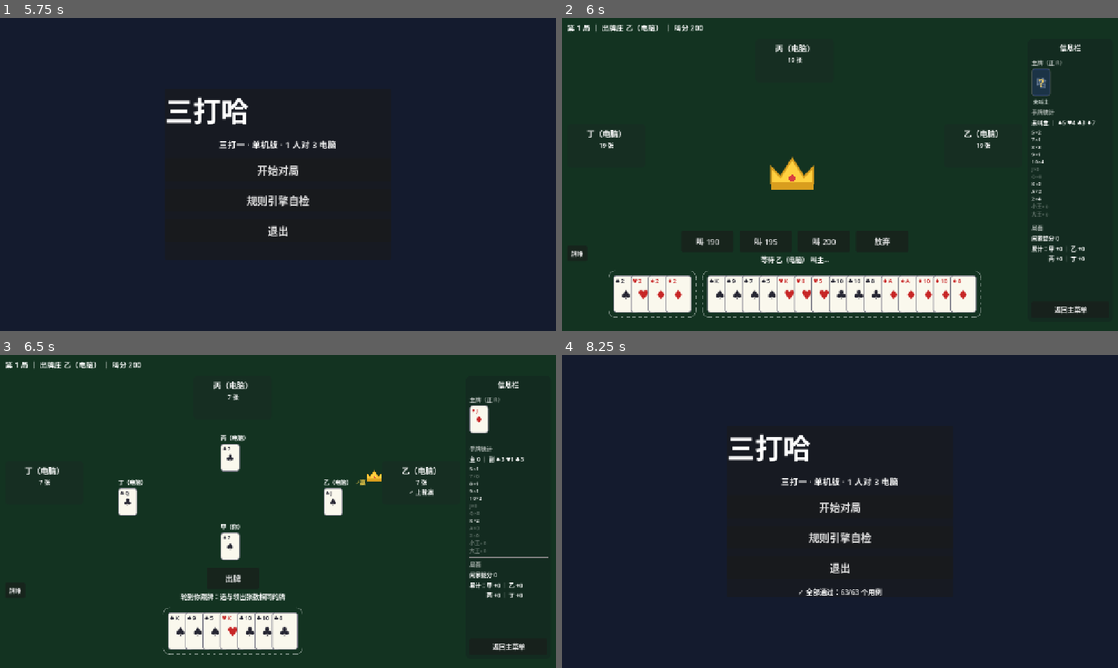
Above: before the commit, frames 1-4 (two rows, left to right).
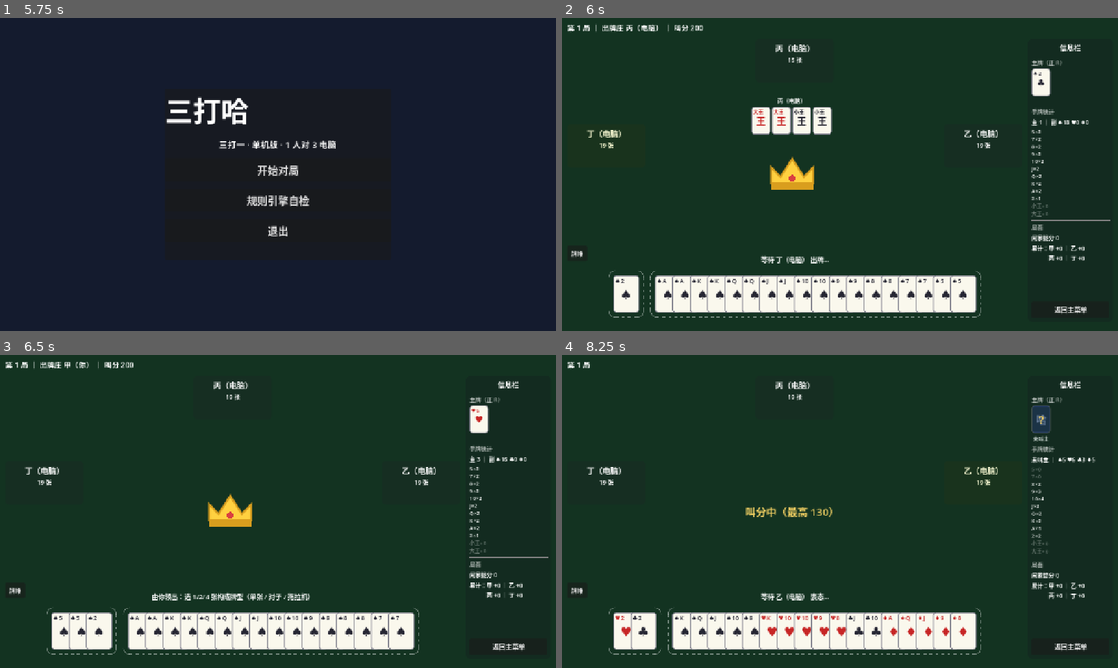
Above: after the commit, the same moments.

Repository: longy1/three-beat-one
Game: Godot game, scene res://scene/main_menu.tscn
The game is run twice, just before and just after one commit, with the same random seed, the same clock (stepped at 60 frames per second) and the same inputs.
Inputs (mouse positions are in pixels of both pictures, inside the frame that each line leads up to):
- Up to frame 1 (5.75 s): click "开始对局" at 0.5 s; click "叫 135" at 1.25 s; click "返回主菜单" at 2 s; click "开始对局" at 2.75 s; click "叫 140" at 3.5 s; click "牌堆" at 4.25 s; click "返回主菜单" at 5 s
- Up to frame 2 (6 s): click "规则引擎自检" at 5.75 s
- Up to frame 3 (6.5 s): no input
- Up to frame 4 (8.25 s): click "出牌" (after the commit: "返回主菜单") at 6.5 s; click "返回主菜单" at 7.25 s; click (578, 589) at 8 s, where only the run after the commit has a clickable "牌堆"

Frame 1 is identical in both runs. In frame 2, 4.2% of the frame differs, in the area x 4-99%, y 2-96%; in frame 3, 8.8%; in frame 4, 31%, in the area x 0-96%, y 1-96%.

Commit message:
test: 组件用例套件（CardWidget/SeatPanel/InfoSidebar/UiStyle/绘制组件/接线）+ 主流程用例（自己叫主、其它叫主两条端到端）；AGENTS.md 第 7 章同步

Diff:
--- a/script/main_menu.gd
+++ b/script/main_menu.gd
@@ -13,6 +13,8 @@
 	preload("res://test/test_appendix_a.gd"),
 	preload("res://test/test_game.gd"),
 	preload("res://test/test_ai_policy.gd"),
+	preload("res://test/test_components.gd"),
+	preload("res://test/test_flow.gd"),
 	preload("res://test/test_ui.gd"),
 ]
 
--- a/test/run_tests.gd
+++ b/test/run_tests.gd
@@ -14,6 +14,8 @@
 	preload("res://test/test_appendix_a.gd"),
 	preload("res://test/test_game.gd"),
 	preload("res://test/test_ai_policy.gd"),
+	preload("res://test/test_components.gd"),
+	preload("res://test/test_flow.gd"),
 	preload("res://test/test_ui.gd"),
 ]
 
--- /dev/null
+++ b/test/test_components.gd
@@ -0,0 +1,161 @@
+extends RefCounted
+## 组件用例：各可复用 UI 组件的功能与关联（AGENTS.md 第 7 章）。
+## 组件自带统一尺寸/样式，实例只定位——改组件一处全部生效（规范见第 6 章）。
+
+
+## CardWidget：正面角标/花色、红黑着色、牌背、翻面
+func test_card_widget_face(test) -> void:
+	var spade_k := CardWidget.create(Card.new(Card.Suit.SPADE, Card.RANK_K), true)
+	var texts: Array[String] = []
+	for c in spade_k.get_children():
+		if c is Label:
+			texts.append(c.text)
+	test.check("♠K" in texts, "角标显示花色+点数")
+	test.check("♠" in texts, "中心显示花色符号")
+	# 黑桃着黑色、红桃着红色（label modulate）
+	var black_ok := true
+	for c in spade_k.get_children():
+		if c is Label and c.modulate.r > 0.5:
+			black_ok = false
+	test.check(black_ok, "黑桃着黑色")
+	var heart := CardWidget.create(Card.new(Card.Suit.HEART, Card.RANK_9), true)
+	var heart_red := false
+	for c in heart.get_children():
+		if c is Label and c.modulate.r > 0.5:
+			heart_red = true
+	test.check(heart_red, "红桃着红色")
+	# 大王着红色（约定）
+	var big_joker := CardWidget.create(Card.new(Card.Suit.JOKER, Card.RANK_BIG_JOKER), true)
+	var joker_red := false
+	for c in big_joker.get_children():
+		if c is Label and c.modulate.r > 0.5:
+			joker_red = true
+	test.check(joker_red, "大王着红色")
+
+
+## CardWidget：牌背与翻面
+func test_card_widget_back(test) -> void:
+	var w := CardWidget.create(Card.new(Card.Suit.SPADE, Card.RANK_A), true)
+	w.set_face_up(false)
+	var texts: Array[String] = []
+	for c in w.get_children():
+		if c is Label:
+			texts.append(c.text)
+	test.check("哈" in texts, "牌背显示哈字")
+	var hidden := CardWidget.create(null, false)  # card=null 也走背面
+	var hidden_ok := hidden.get_child_count() > 0
+	test.check(hidden_ok, "null 牌安全渲染背面")
+
+
+## SeatPanel：统一尺寸、信息更新、悬停信号携带座位号
+func test_seat_panel_component(test) -> void:
+	var tree: SceneTree = Engine.get_main_loop()
+	var panel: SeatPanel = load("res://scene/seat_panel.tscn").instantiate()
+	tree.root.add_child(panel)
+	await tree.process_frame
+	# 组件自带统一尺寸（规范：实例只定位）
+	test.eq(panel.custom_minimum_size, Vector2(180, 100), "组件自带 180×100")
+	panel.setup(3)
+	panel.set_info("丁（电脑）", "17 张", "叫 135")
+	test.eq(panel.get_node("VBox/NameLabel").text, "丁（电脑）", "姓名更新")
+	test.eq(panel.get_node("VBox/CountLabel").text, "17 张", "牌数更新")
+	test.eq(panel.get_node("VBox/StatusLabel").text, "叫 135", "状态更新")
+	panel.set_highlight(true)
+	test.check(panel.modulate.r > 1.0, "高亮态")
+	panel.set_highlight(false)
+	test.check(panel.modulate == Color.WHITE, "非高亮恢复")
+	# 悬停信号携带注入的座位号
+	var got := [-1]
+	panel.pile_hovered.connect(func(s: int): got[0] = s)
+	panel.mouse_entered.emit()
+	test.eq(got[0], 3, "悬停信号携带座位号")
+	panel.queue_free()
+	await tree.process_frame
+
+
+## InfoSidebar：统计行（含灰显）、局面、主牌展示、菜单信号
+func test_info_sidebar_component(test) -> void:
+	var tree: SceneTree = Engine.get_main_loop()
+	var sb: InfoSidebar = load("res://scene/info_sidebar.tscn").instantiate()
+	tree.root.add_child(sb)
+	await tree.process_frame
+	sb.update_stats("主 3 ｜ 副 ♥2 ♣1", [["5×1", true], ["大王×0", false]])
+	test.eq(sb.get_node("VBox/MainLabel").text, "主 3 ｜ 副 ♥2 ♣1", "主副行更新")
+	var grid: GridContainer = sb.get_node("VBox/RankGrid")
+	test.eq(grid.get_child_count(), 2, "点数行数")
+	test.check(grid.get_child(0).modulate.a > 0.9, "有牌行正常显示")
+	test.check(grid.get_child(1).modulate.a < 0.6, "无牌行灰显")
+	sb.set_state("闲家捉分 45", "累计：甲 +3")
+	test.eq(sb.get_node("VBox/CapturedLabel").text, "闲家捉分 45", "捉分行")
+	test.eq(sb.get_node("VBox/CumulativeLabel").text, "累计：甲 +3", "累计行")
+	# 主牌展示：未叫主态 → 问号+注字；叫主后 → 正 R 牌面
+	sb.set_trump(null)
+	var stack: VBoxContainer = sb.get_node("VBox/TrumpRow/TrumpStack")
+	test.check("未叫主" in stack.get_node("TrumpStateLabel").text, "未叫主注字")
+	var slot: Control = stack.get_node("TrumpSlot")
+	var has_back := false
+	for c in slot.get_children():
+		if c is CardWidget and c.card == null:
+			has_back = true
+	test.check(has_back, "未叫主显示牌背")
+	sb.set_trump(Card.new(Card.Suit.SPADE, Card.RANK_9))
+	var has_trump := false
+	for c in slot.get_children():
+		if c is CardWidget and c.card != null and c.card.rank == Card.RANK_9:
+			has_trump = true
+	test.check(has_trump, "叫主后显示正 R 牌面")
+	# 菜单信号
+	var menu_pressed := [false]
+	sb.menu_pressed.connect(func(): menu_pressed[0] = true)
+	sb.get_node("VBox/MenuButton").pressed.emit()
+	test.check(menu_pressed[0], "主菜单信号转发")
+	sb.queue_free()
+	await tree.process_frame
+
+
+## UiStyle：按钮四向内边距 = 字号/2（半字号留空规范）
+func test_ui_style_button_padding(test) -> void:
+	var b := Button.new()
+	b.add_theme_font_size_override("font_size", 18)
+	UiStyle.pad_button(b)
+	var sb: StyleBox = b.get_theme_stylebox("normal")
+	test.eq(sb.content_margin_left, 9.0, "左留空 = 半字号")
+	test.eq(sb.content_margin_top, 9.0, "上留空 = 半字号")
+	test.eq(sb.content_margin_right, 9.0, "右留空 = 半字号")
+	test.eq(sb.content_margin_bottom, 9.0, "下留空 = 半字号")
+	b.free()
+
+
+## 程序化绘制组件：设置尺寸后绘制流程不崩
+func test_drawn_components(test) -> void:
+	var tree: SceneTree = Engine.get_main_loop()
+	var crown := CrownBadge.new()
+	crown.size = Vector2(24, 18)
+	tree.root.add_child(crown)
+	var frame := DashedRoundedFrame.new()
+	frame.size = Vector2(100, 80)
+	tree.root.add_child(frame)
+	var tiny := DashedRoundedFrame.new()
+	tiny.size = Vector2(4, 4)  # 小于 2× 圆角半径，_draw 早退分支
+	tree.root.add_child(tiny)
+	await tree.process_frame
+	test.eq(crown.size, Vector2(24, 18), "皇冠尺寸")
+	test.check(frame.corner_radius > 0, "虚线框圆角参数")
+	crown.queue_free()
+	frame.queue_free()
+	tiny.queue_free()
+	await tree.process_frame
+
+
+## 关联：牌桌控制器中三块 SeatPanel 实例的座位号注入正确
+func test_table_seat_wiring(test) -> void:
+	var tree: SceneTree = Engine.get_main_loop()
+	var table = load("res://scene/game_table.tscn").instantiate()
+	tree.root.add_child(table)
+	await tree.process_frame
+	await tree.process_frame
+	test.eq(table.get_node("SeatTop").seat, 2, "丙 = 2")
+	test.eq(table.get_node("SeatLeft").seat, 3, "丁 = 3")
+	test.eq(table.get_node("SeatRight").seat, 1, "乙 = 1")
+	table.queue_free()
+	await tree.process_frame
--- /dev/null
+++ b/test/test_flow.gd
@@ -0,0 +1,130 @@
+extends RefCounted
+## 主流程用例：完整一局的端到端驱动。
+## 人类动作用真实 UI 提交方法（与点击按钮同一信号链），AI 走引擎 + AiPolicy。
+## 覆盖两条主线：
+## - 自己叫主：人类竞叫坐庄 → 人类叫主 → 人类扣底 → 混合出牌 → 结算面板
+## - 其它叫主：人类放弃 → AI 竞叫坐庄 → AI 叫主/扣底 → 人类闲家出牌 → 庄位轮换
+
+
+const Phase := GameEngine.Phase
+
+
+func _spawn_table():
+	var tree: SceneTree = Engine.get_main_loop()
+	var table = load("res://scene/game_table.tscn").instantiate()
+	tree.root.add_child(table)
+	await tree.process_frame
+	await tree.process_frame
+	table._ai_timer.wait_time = 0.01
+	table._trick_timer.wait_time = 0.01
+	return table
+
+
+func _release_table(table) -> void:
+	var tree: SceneTree = Engine.get_main_loop()
+	table.queue_free()
+	await tree.process_frame
+
+
+func _deal(eng: GameEngine, dealer: int) -> void:
+	var deck := Card.full_deck()
+	var hands: Array = []
+	for s in 4:
+		hands.append(deck.slice(s * 19, (s + 1) * 19))
+	eng.start_session_with_deal(dealer, hands, deck.slice(76, 84))
+
+
+## 人类以真实 UI 方法出牌（选牌 → 提交）
+func _human_play(table) -> void:
+	var eng: GameEngine = table.engine
+	table.selected.clear()
+	for c in AiPolicy.choose_play(eng, 0):
+		table.selected.append(c)
+	table._submit_human_play()
+
+
+## 主流程一：自己叫主——人类封顶坐庄、叫主、扣底、出牌至结算
+func test_flow_human_banker(test) -> void:
+	var table = await _spawn_table()
+	var eng: GameEngine = table.engine
+	var tree: SceneTree = Engine.get_main_loop()
+	_deal(eng, 3)  # 丁抓牌庄 → 人类 0 号先表态
+	test.eq(eng.auction_turn, 0, "人类先表态")
+	# 拍卖：人类封顶 200（真实 UI 方法），AI 只能放弃
+	table._submit_human_bid(200)
+	for s in [1, 2, 3]:
+		eng.submit_bid(s, AiPolicy.choose_bid(eng.hands[s], eng.current_highest_bid()))  # 封顶 → 全部放弃
+	test.eq(eng.banker_seat, 0, "人类 200 坐庄")
+	test.eq(eng.contract, 200, "叫分 200")
+	# 叫主（真实 UI 两步：花色 → R）
+	table._pending_trump_suit = Card.Suit.HEART
+	table._submit_human_trump(Card.RANK_5)
+	test.eq(eng.phase, Phase.DISCARD, "进入扣底阶段")
+	var bar: HBoxContainer = table.get_node("BottomArea/ActionBar")
+	var has_confirm := false
+	for c in bar.get_children():
+		if c is Button and c.visible and "确认扣底" in c.text:
+			has_confirm = true
+	test.check(has_confirm, "确认扣底按钮出现")
+	# 扣底（选 8 张，真实 UI 提交）
+	table.selected.clear()
+	var hand: Array = eng.hands[0]
+	for i in range(8):
+		table.selected.append(hand[hand.size() - 1 - i])
+	table._submit_human_discard()
+	test.eq(eng.phase, Phase.TRICKS, "进入出牌阶段")
+	test.eq(eng.hands[0].size(), 19, "扣底后手牌 19 张")
+	# 出牌：人类真实 UI，AI 引擎直驱
+	var guard := 0
+	while eng.phase == Phase.TRICKS and guard < 500:
+		guard += 1
+		await tree.create_timer(0.03).timeout
+		if eng.turn_seat == 0:
+			_human_play(table)
+		else:
+			eng.submit_play(eng.turn_seat, AiPolicy.choose_play(eng, eng.turn_seat))
+	test.eq(eng.phase, Phase.SETTLED, "整局结束")
+	var r: Dictionary = eng.last_game_result
+	test.eq(r.banker_seat, 0, "出牌庄家为人类")
+	await tree.create_timer(0.1).timeout  # 末轮停留结束后结算面板才显示
+	test.check(table.get_node("ResultPanel").visible, "结算面板显示")
+	await _release_table(table)
+
+
+## 主流程二：其它叫主——人类放弃，AI 竞叫坐庄，人类以闲家打完整局并验证庄位轮换
+func test_flow_ai_banker(test) -> void:
+	var table = await _spawn_table()
+	var eng: GameEngine = table.engine
+	var tree: SceneTree = Engine.get_main_loop()
+	_deal(eng, 1)  # 乙抓牌庄 → 丙先表态，AI 竞叫
+	var guard := 0
+	while eng.phase == Phase.AUCTION and guard < 60:
+		guard += 1
+		if eng.auction_turn == 0:
+			table._submit_human_bid(GameEngine.BID_PASS)  # 人类放弃（真实 UI 方法）
+		else:
+			var s: int = eng.auction_turn
+			eng.submit_bid(s, AiPolicy.choose_bid(eng.hands[s], eng.current_highest_bid()))
+	test.eq(eng.phase, Phase.TRUMP, "拍卖结束进入叫主")
+	test.check(eng.banker_seat != 0, "AI 坐庄（座位 %d）" % eng.banker_seat)
+	var ai_trump: Dictionary = AiPolicy.choose_trump(eng.hands[eng.banker_seat])
+	eng.submit_trump(eng.banker_seat, ai_trump.suit, ai_trump.rank)
+	eng.submit_discard(eng.banker_seat, AiPolicy.choose_discard(eng.hands[eng.banker_seat], eng.trump))
+	test.eq(eng.phase, Phase.TRICKS, "进入出牌阶段")
+	# 出牌：人类真实 UI，AI 引擎直驱
+	guard = 0
+	while eng.phase == Phase.TRICKS and guard < 500:
+		guard += 1
+		await tree.create_timer(0.03).timeout
+		if eng.turn_seat == 0:
+			_human_play(table)
+		else:
+			eng.submit_play(eng.turn_seat, AiPolicy.choose_play(eng, eng.turn_seat))
+	test.eq(eng.phase, Phase.SETTLED, "整局结束")
+	# 庄位轮换（规则 4）：庄胜 → 仍为其抓牌庄；庄负 → 其下一位
+	var r: Dictionary = eng.last_game_result
+	var expected: int = r.banker_seat if r.banker_won else (r.banker_seat + 1) % 4
+	test.check(eng.start_next_game(), "下一局可开始")
+	test.eq(eng.dealer_seat, expected, "庄位轮换正确")
+	test.eq(eng.phase, Phase.AUCTION, "新局回到拍卖")
+	await _release_table(table)
Not shown, added: test/test_components.gd.uid
Not shown, added: test/test_flow.gd.uid
Not shown, changed: AGENTS.md
